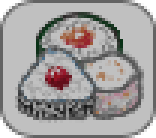
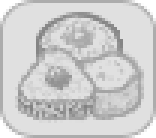
Layered file, before and after one edit (156x138). Changes by layer:
pixels changed over [0, 0, 156, 138] (layer not identified)
